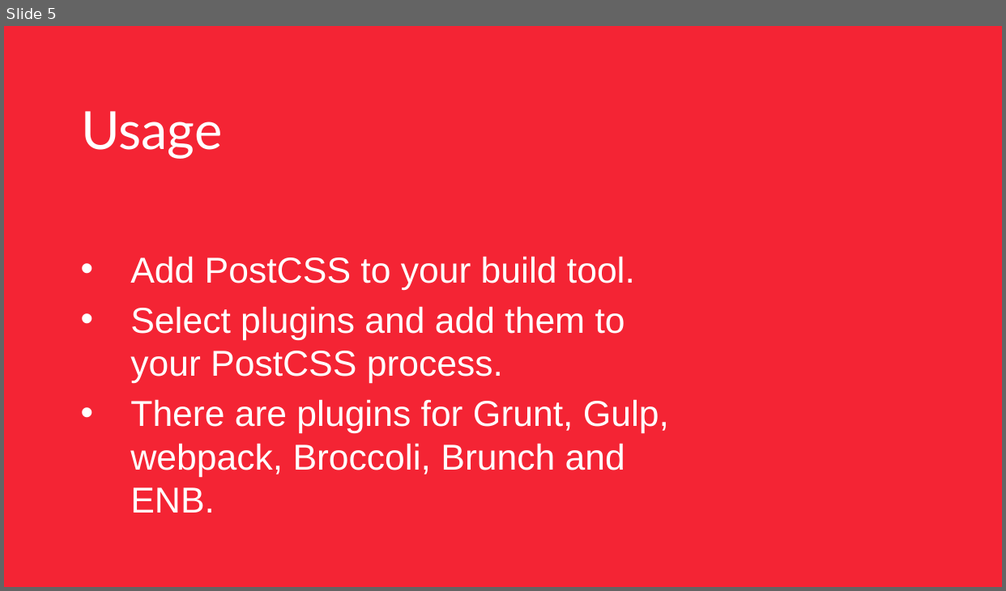
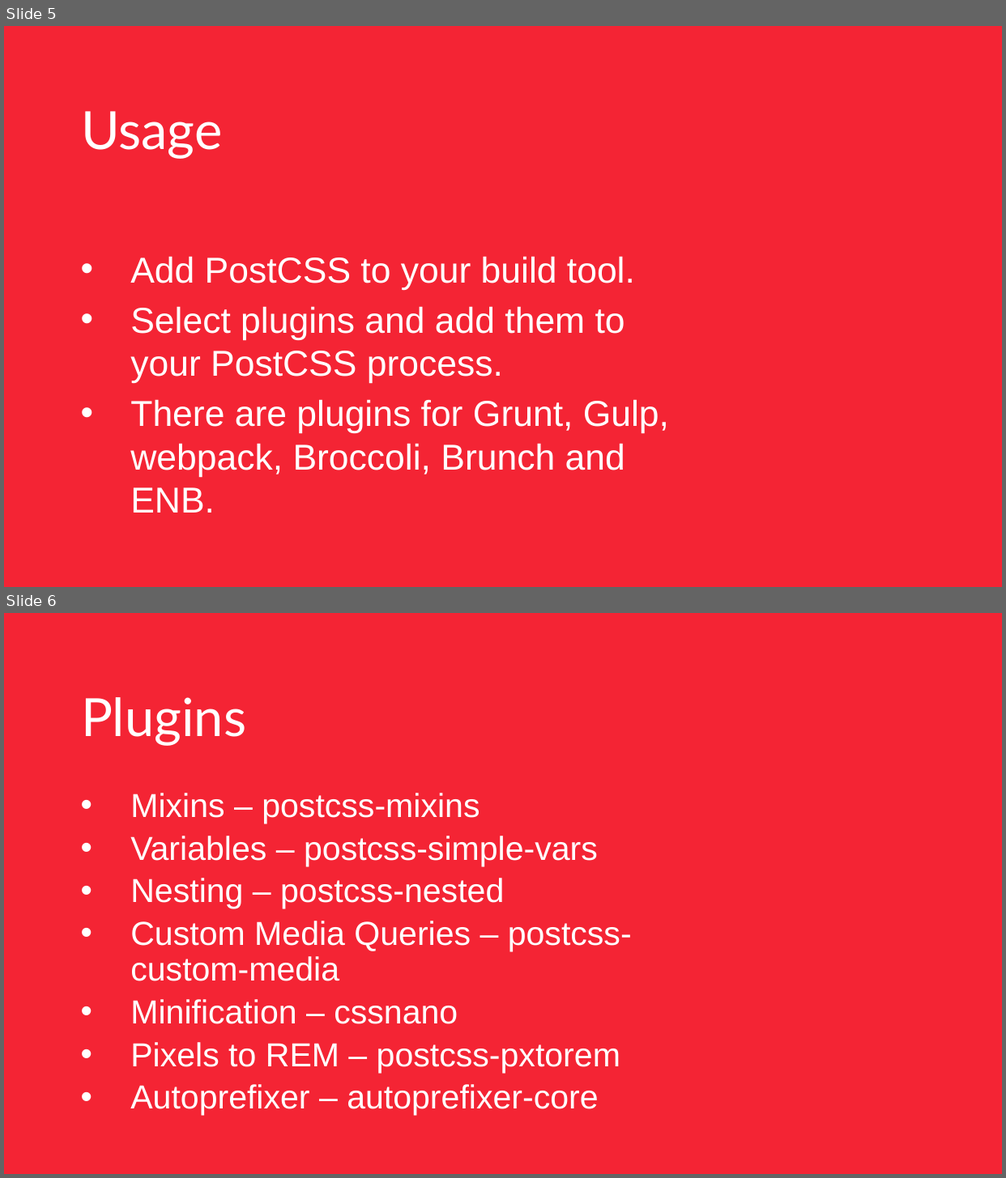
Before and after one commit to mihaeltomic/postcss-presentation, a slide deck: PostCSS.pptx. Shown one above the other, each under a label of ours: slide 5 before the commit, slides 5 and 6 after it. The pictures are 1006x591 and 1006x1178 pixels, drawn with LibreOffice and Linux fonts; fonts in the diff are those of the drawing; background and template pictures are left out. Boxes give left, top, right and bottom in pixels: in the first picture for what was removed or moved away, otherwise in the second. Text is boxed around its words. In the diff, an @@ line names an element or a change of style, - is before the commit and + after.

```diff
--- a/PostCSS.pptx
+++ b/PostCSS.pptx
@@ slide 6 added at box(4, 613, 1002, 1174), background #FFFFFF; not listed: 1 template element that a slide beside it also shows @@
@@ title added at box(81, 697, 246, 746), 38 pt, text #FFFFFF @@
+Plugins
@@ subtitle added at box(130, 793, 632, 1116), 24.1 pt, text #FFFFFF @@
+• Mixins – postcss-mixins
+• Variables – postcss-simple-vars
+• Nesting – postcss-nested
+• Custom Media Queries – postcss-custom-media
+• Minification – cssnano
+• Pixels to REM – postcss-pxtorem
+• Autoprefixer – autoprefixer-core
```
Also in this commit, not shown: 2 slides changed, 1 other slide added, 1 slide removed.
